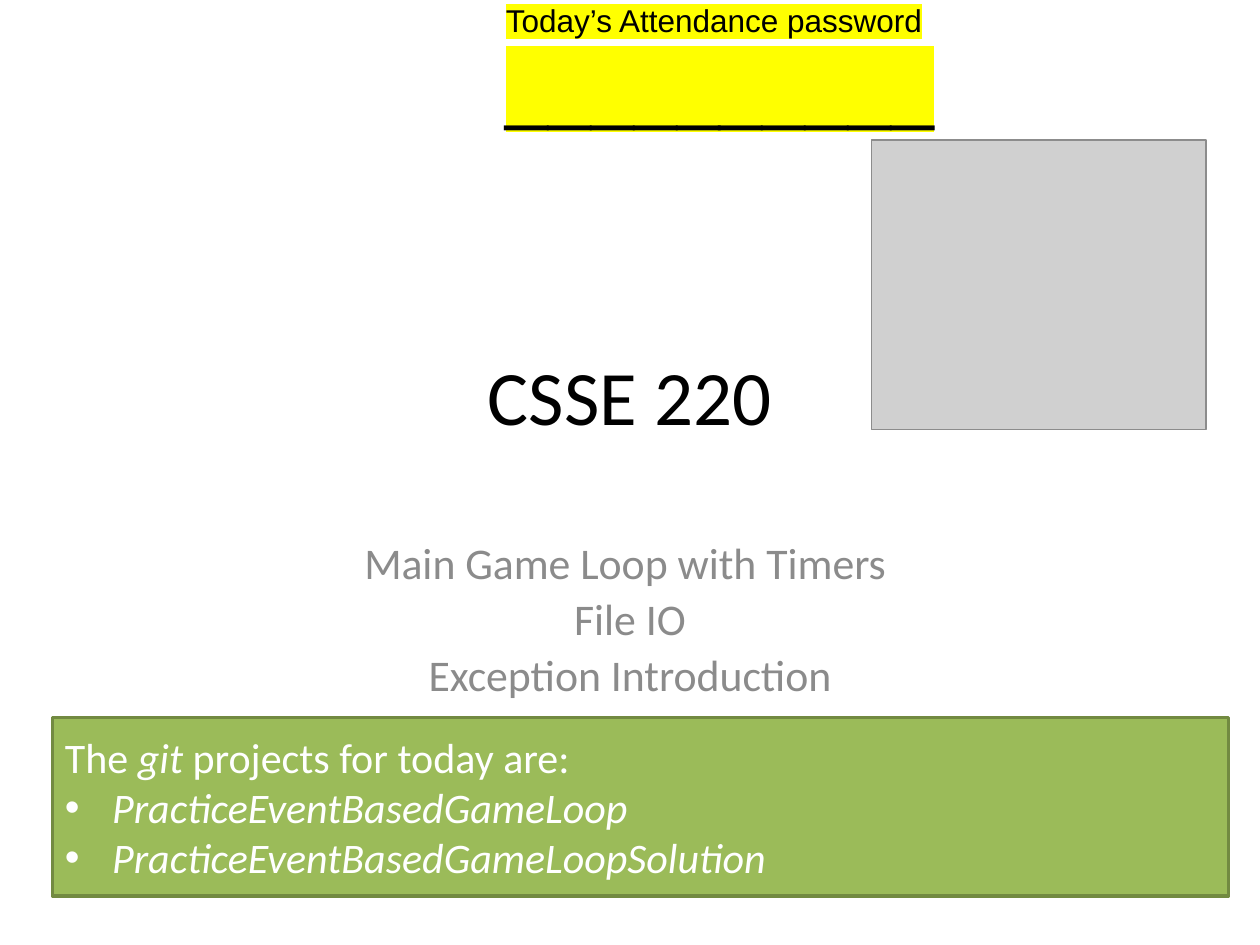
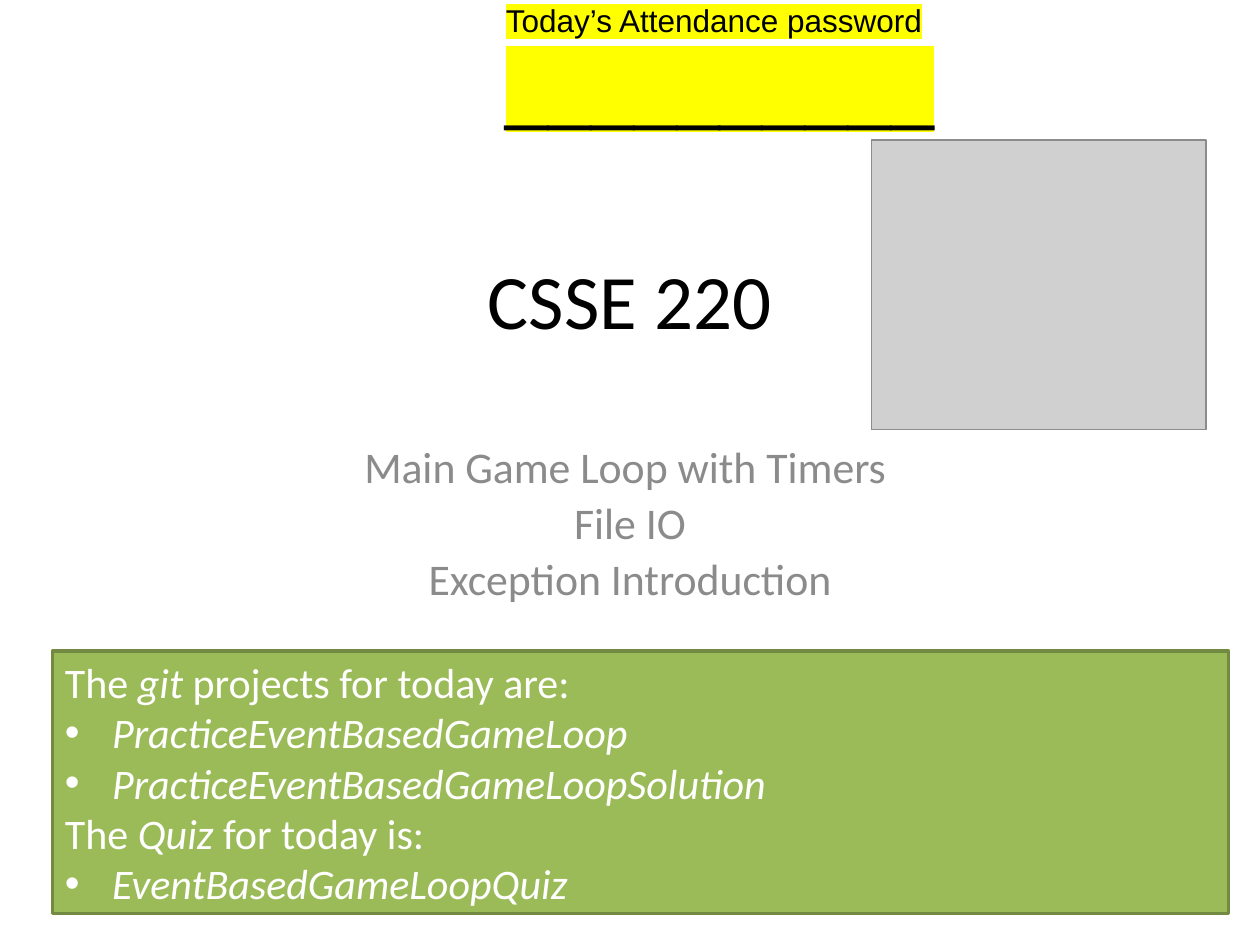
Before and after one commit to RHIT-CSSE/csse220, a slide deck: slide 1 of ClassMaterials/EventBasedGameLoop/Slides/Part1-EventBasedGameLoop.pptx. Drawn at 1260x945 pixels with LibreOffice and Linux fonts; fonts in the diff are those of the drawing; grey boxes stand for pictures. Boxes give left, top, right and bottom in pixels: in the first picture for what was removed or moved away, otherwise in the second. Text is boxed around its words. In the diff, an @@ line names an element or a change of style, - is before the commit and + after.

```diff
--- a/ClassMaterials/EventBasedGameLoop/Slides/Part1-EventBasedGameLoop.pptx
+++ b/ClassMaterials/EventBasedGameLoop/Slides/Part1-EventBasedGameLoop.pptx
@@ title "CSSE 220": place and size @@
-title "CSSE 220" at [488,375,772,426]
+title "CSSE 220" at [488,279,772,330]
@@ subtitle "Main Game Loop with Timers": place and size @@
-subtitle "Main Game Loop with Timers" at [364,548,886,698]
+subtitle "Main Game Loop with Timers" at [364,452,886,602]
@@ rectangle "The git projects for today ...": place and size @@
-rectangle "The git projects for today ..." at [53,717,1228,896]
+rectangle "The git projects for today ..." at [53,651,1228,914]
@@ text in rectangle at [65,820,567,906]: paragraphs added @@
+The Quiz for today is:
+• EventBasedGameLoopQuiz
```
Also in this commit, not shown: 10 other files.
